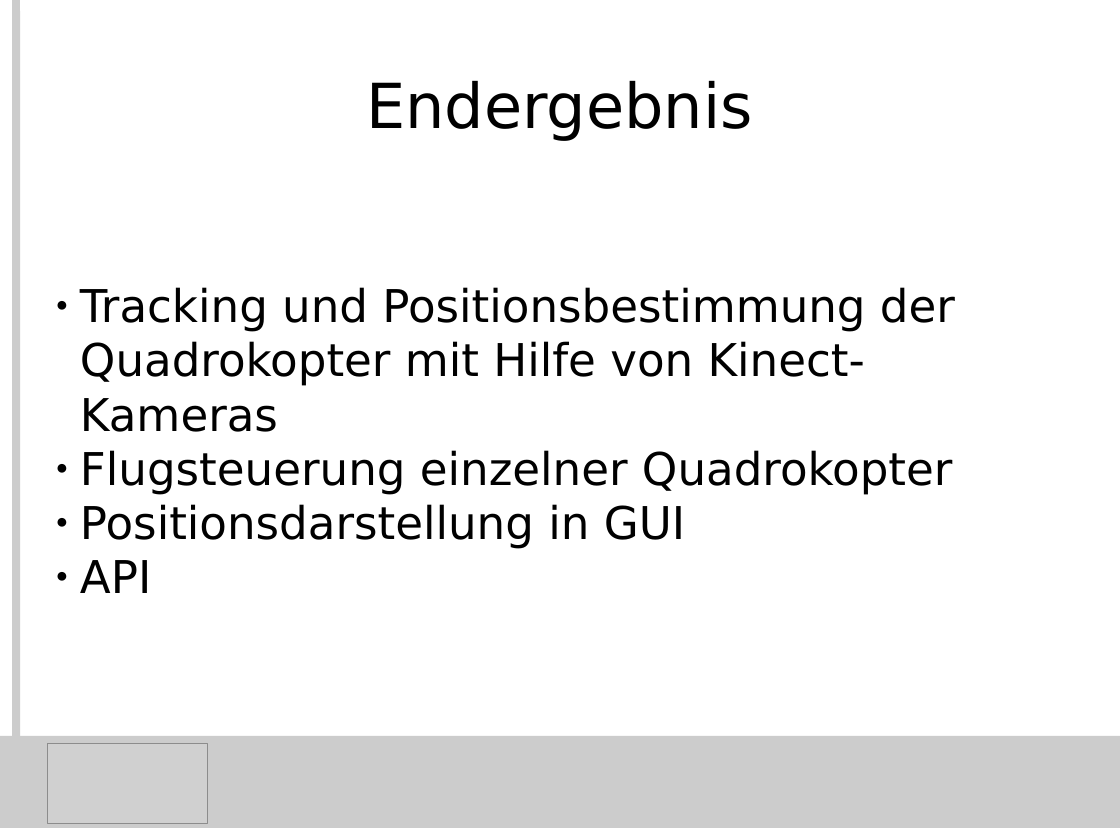
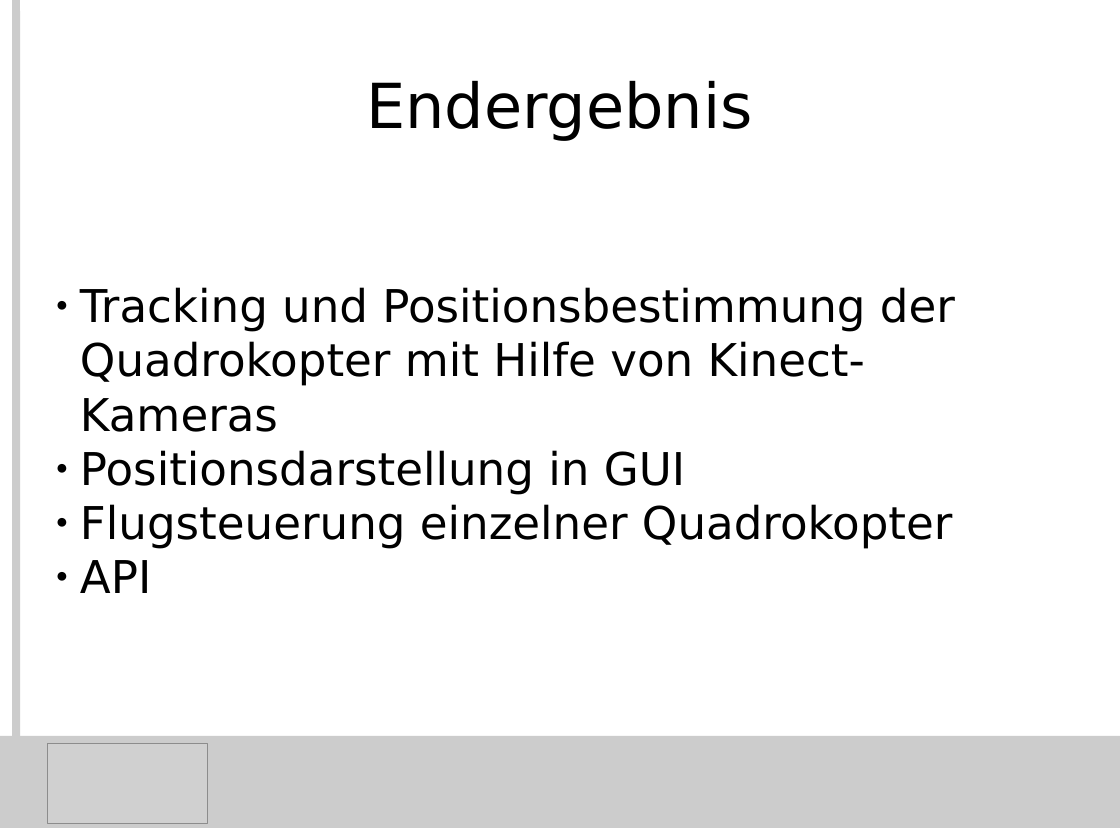
Before and after one commit to KITrokopter/Presentation, a slide deck: slide 4 of PresentationInTotal.odp. Drawn at 1120x840 pixels with LibreOffice and Linux fonts; fonts in the diff are those of the drawing; grey boxes stand for pictures. Boxes give left, top, right and bottom in pixels: in the first picture for what was removed or moved away, otherwise in the second. Text is boxed around its words. In the diff, an @@ line names an element or a change of style, - is before the commit and + after.

Commit message:
Edited

```diff
--- a/PresentationInTotal.odp
+++ b/PresentationInTotal.odp
@@ subtitle at (x1=80, y1=450, x2=685, y2=495): paragraph added @@
+● Positionsdarstellung in GUI
@@ subtitle at (x1=80, y1=504, x2=685, y2=549): paragraph removed @@
-● Positionsdarstellung in GUI
```
Also in this commit, not shown: 1 other slide changed, 1 slide added.
